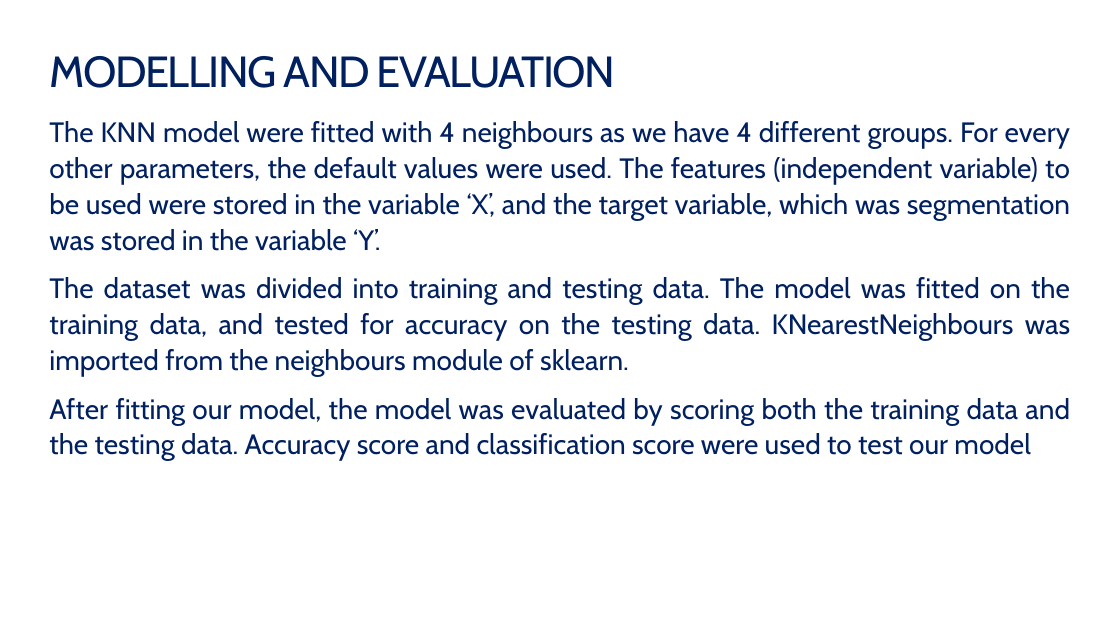
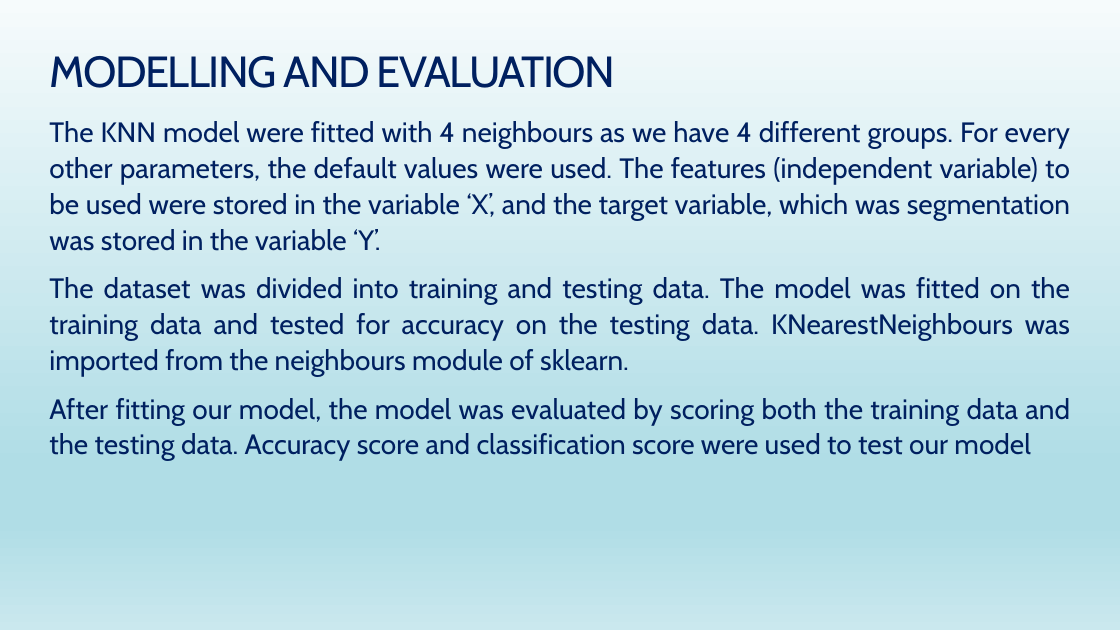
Before and after one commit to RidwanTiamiyu/super-parakeet, a slide deck: slide 11 of CapstonePG9.pptx. Drawn at 1120x630 pixels with LibreOffice and Linux fonts; fonts in the diff are those of the drawing. Boxes give left, top, right and bottom in pixels: in the first picture for what was removed or moved away, otherwise in the second. Text is boxed around its words. In the diff, an @@ line names an element or a change of style, - is before the commit and + after.

Commit message:
Presentation

```diff
--- a/CapstonePG9.pptx
+++ b/CapstonePG9.pptx
@@ background #FFFFFF to gradient #F6FBFC to #B0DDE6 to #CBE8EE @@
@@ text at (x1=49, y1=277, x2=1070, y2=377): text changed @@
-The dataset was divided into training and testing data. The model was fitted on the training data, and tested for accuracy on the testing data. KNearestNeighbours was imported from the neighbours module of sklearn.
+The dataset was divided into training and testing data. The model was fitted on the training data and tested for accuracy on the testing data. KNearestNeighbours was imported from the neighbours module of sklearn.
```
Also in this commit, not shown: 11 other slides changed, 1 other file.
